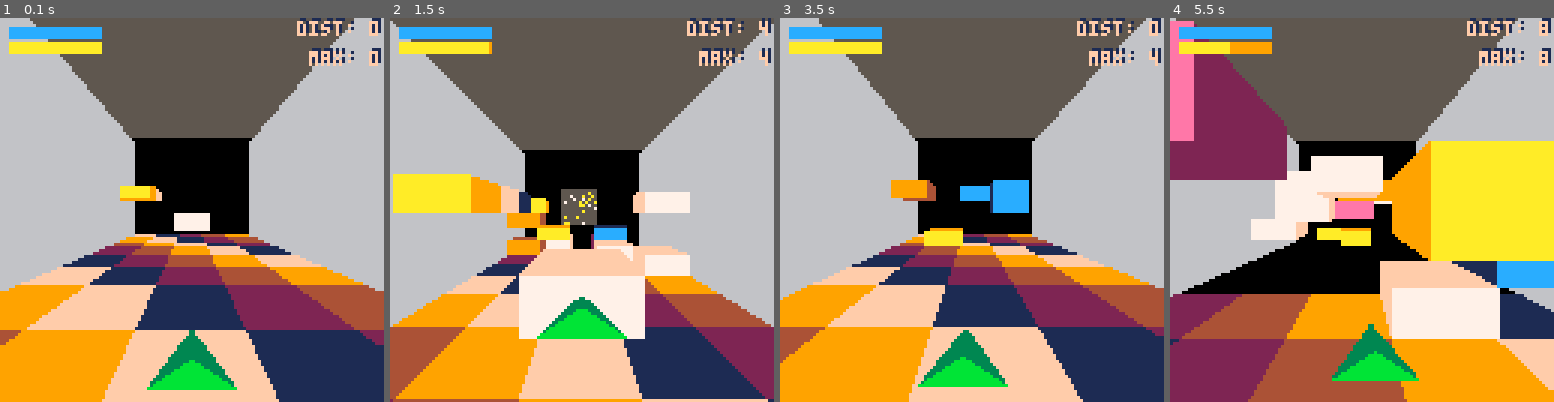
Above: before the commit, frames 1-4 (left to right).
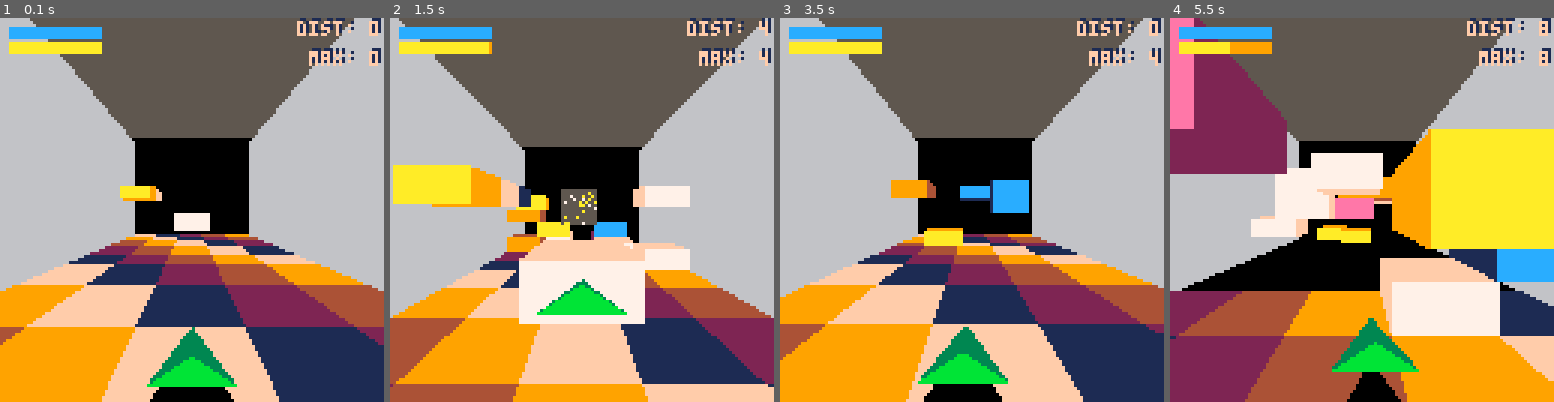
Above: after the commit, the same moments.

Repository: bobgar/pico3d
Game: PICO-8 cartridge 3d.p8
The game is run twice, just before and just after one commit, with the same random seed, the same clock (stepped at 60 frames per second) and the same inputs.
Inputs:
- Up to frame 1 (0.1 s): no input
- Up to frame 2 (1.5 s): tap X (X key) at 0.33, 1.07 s; tap O (Z key) at 0.7 s
- Up to frame 3 (3.5 s): hold Right 1.6-2.1 s; tap O (Z key) every 0.4 s from 1.7 to 3.3 s; tap X (X key) at 1.85, 2.97 s; hold Up 2.15-2.42 s; hold Right 2.47-3.03 s; hold Left from 3.08 s (still down)
- Up to frame 4 (5.5 s): release Left at 3.58 s; hold Down 3.63-3.97 s; tap O (Z key) every 0.4 s from 3.7 to 5.3 s; hold Right 4.02-4.68 s; tap X (X key) at 4.08, 5.2 s; hold Up 4.73-5.03 s; hold Left from 5.08 s (still down)

The runs differ from the first frame. In frame 1, 3.3% of the frame differs, in the area x 0-100%, y 2-100%; in frame 2, 17%, in the area x 0-100%, y 0-100%; in frame 3, 3.6%; in frame 4, 9.6%.

Commit message:
More dropshadow stuff

Diff:
--- a/3d.lua
+++ b/3d.lua
@@ -48,6 +48,12 @@
         {x=0, y=50, z=1},
         {x=0, y=60, z=1.5},
     }
+    bottompoints = {playerpoints[1], playerpoints[2], playerpoints[4]}
+    centerpoint = {
+        x= (bottompoints[1].x + bottompoints[2].x + bottompoints[3].x)/3.0,
+        y= (bottompoints[1].y + bottompoints[2].y + bottompoints[3].y)/3.0,
+        z= (bottompoints[1].z + bottompoints[2].z + bottompoints[3].z)/3.0
+    }
     _update60 = gameupdate
     _draw = gamedraw
 end
@@ -89,7 +95,8 @@
         end
     end
     px = -shipx * .75
-    py = -shipy * .65
+    --py = -shipy * .65
+    py = -shipy * .5
 
     --if btnp(⬆️) then advance += advancespeed  end
     --if btnp(⬇️) then advance -= advancespeed  end
@@ -127,13 +134,7 @@
 end
 
 function checkcollisions()
-    --printh("x: " .. shipx .. "  y: " .. shipy .. "  z: " .. shipz)
-    local ix = (shipx + xstep * 2.5) / xstep
-    local iy = (shipy + ystep * 4) / ystep
-    local iz = (shipz + pz) / zstep
-
     local ny = (shipy+vy+gravity + ystep * 4) / ystep
-    local nz = (shipz + pz + advance) / zstep
 
     --printh("ix: " .. ceil(ix) .. "  ny: " .. ceil(ny) .. "  iz: " .. ceil(iz))-- .. "  cell  " .. level[ceil(ix)][ceil(ny)][ceil(iz)] )
 
@@ -356,6 +357,8 @@
 
 function drawplayer()
 
+    drawshadow()
+
     local p1x = (playerpoints[1].x+shipx + px) / playerpoints[1].z + 64
     local p1y = (playerpoints[1].y+shipy + py) / playerpoints[1].z + 64
     local p2x = (playerpoints[2].x+shipx + px) / playerpoints[2].z + 64
@@ -373,4 +376,50 @@
     color(11)
     --back
     tri_ultra(p1x, p1y , p2x,p2y, p3x,p3y)
-end
+
+end
+
+function drawshadow()
+    local yhits={}
+    local ind = 1
+
+    --for p in all(bottompoints) do
+    local p = centerpoint
+        local ix = ceil((shipx + p.x + xstep * 2.5) / xstep)
+        local iy = ceil((shipy + (p.y-60) + ystep * 4) / ystep)
+        local iz = ceil((shipz + (p.z-1) + pz) / zstep)
+        add(yhits, nil)
+        if iy < 1 then iy = 1 end
+        for cury=iy,ysize,1 do
+            --printh("ix: " .. ix .. "  iy: " .. iy .. "  iz: " .. iz)-- .. "  cell value: " ..  level[ceil(ix)][ceil(iy)][ceil(iz)])
+            if level[ix][cury][iz] != 0 then
+                yhits[ind] = cury
+                break
+            end
+        end
+        ind+=1
+    --end
+
+    local min = yhits[1]
+    -- if min == nil or (yhits[2] != nil and yhits[2] < min) then min = yhits[2] end
+    -- if min == nil or (yhits[3] != nil and yhits[3] < min) then min = yhits[3] end
+
+    --TODO right now we take a naive approach, find the highest collision under the player and use that for where to draw the triangle
+    --We do no clipping so the shadow often overhangs the block, which looks weird.  Ideally I would intersect and calculate the sub-traingles
+    --to draw, and draw peices at different layers, but for the purposes of this game the current implementation is probably fine.
+    if min != nil then
+        dy = ((- 1 / ((shipy + (bottompoints[1].y-60) + ystep * 4) / ystep - min)) - 1) * .5 + 1
+        printh(dy)
+        -- In this case we can draw the whole dropshadow on the same rect.
+        local cy = ((min-1) / (ysize-1)) * 128 - 64 -4
+        local p1x = (bottompoints[1].x*dy+shipx + px) / bottompoints[1].z + 64
+        local p1y = (cy+py) / ((bottompoints[1].z-1)*dy+1) + 64
+        local p2x = (bottompoints[2].x*dy+shipx + px) / bottompoints[2].z + 64
+        local p2y = (cy+py) / ((bottompoints[2].z-1)*dy+1) + 64
+        local p3x = (bottompoints[3].x*dy +shipx + px) / bottompoints[3].z + 64
+        local p3y = (cy+py) / ((bottompoints[3].z-1)*dy+1) + 64
+        color(0)
+        --printh("px: " .. p1x .. "  py: " .. p2y .. "px: " .. p2x .. "  py: " .. p1y .. "px: " .. p3x .. "  py: " .. p3y )
+        tri_ultra(p1x, p1y , p2x,p2y, p3x,p3y)
+    end
+end
Not shown, changed: 130 lines of the sprite sheet (__gfx__) section of 3d.p8
Not shown, changed: the thumbnail (__label__) section of 3d.p8
